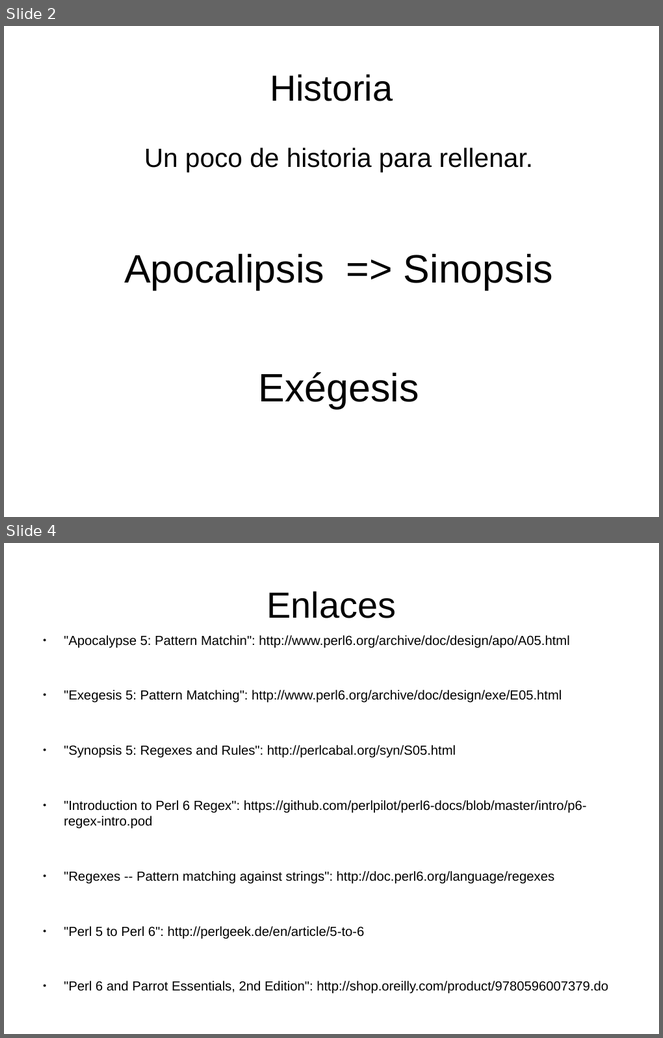
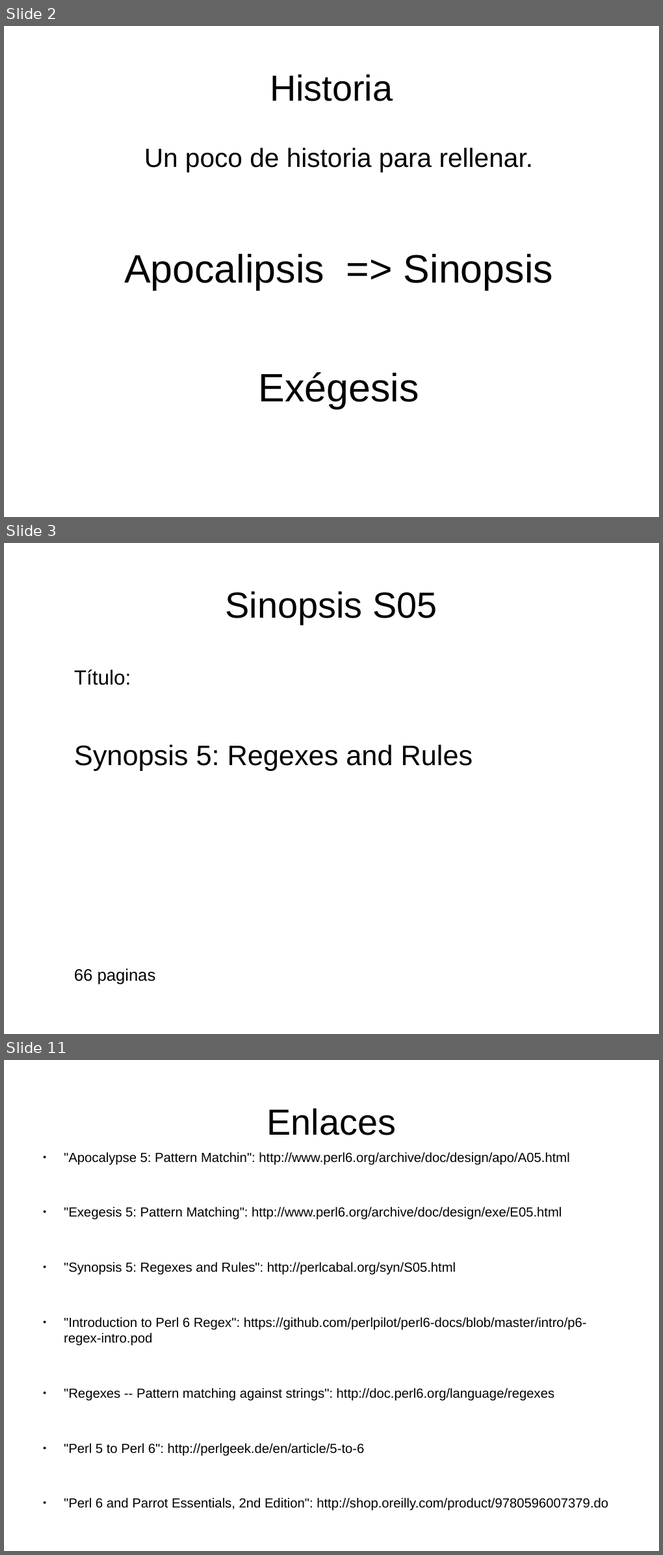
Before and after one commit to renatolrr/Regexes-and-Rules, a slide deck: impress/Regexes-and-Rules.odp. Shown one above the other, each under a label of ours: slides 2 and 4 before the commit, slides 2, 3 and 11 after it; the slides between them are not shown. The pictures are 663x1038 and 663x1555 pixels, drawn with LibreOffice and Linux fonts; fonts in the diff are those of the drawing. Boxes give left, top, right and bottom in pixels: in the first picture for what was removed or moved away, otherwise in the second. Text is boxed around its words. In the diff, an @@ line names an element or a change of style, - is before the commit and + after.

```diff
--- a/impress/Regexes-and-Rules.odp
+++ b/impress/Regexes-and-Rules.odp
@@ slide 3 added at box(4, 543, 659, 1034), background #FFFFFF @@
@@ title added at box(226, 591, 437, 624), 44 pt, text #000000 @@
+Sinopsis S05
@@ text added at box(74, 669, 473, 985), 34.1 pt, text #000000 @@
+Título:
+Synopsis 5: Regexes and Rules
+66 paginas
@@ what was slide 4 is now slide 11 @@
```
Also in this commit, not shown: 7 other slides added, 1 slide removed, 2 other files.
